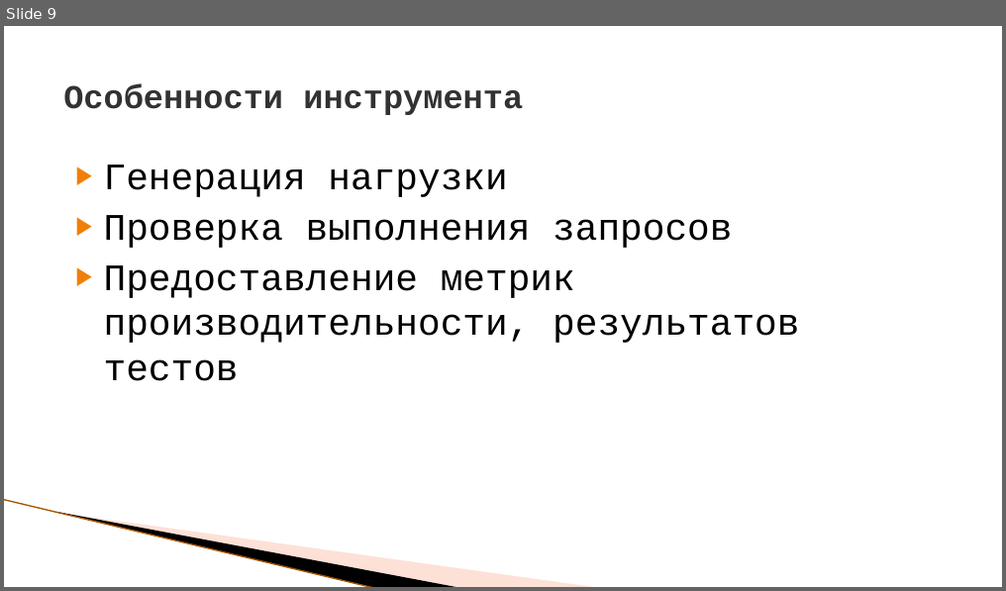
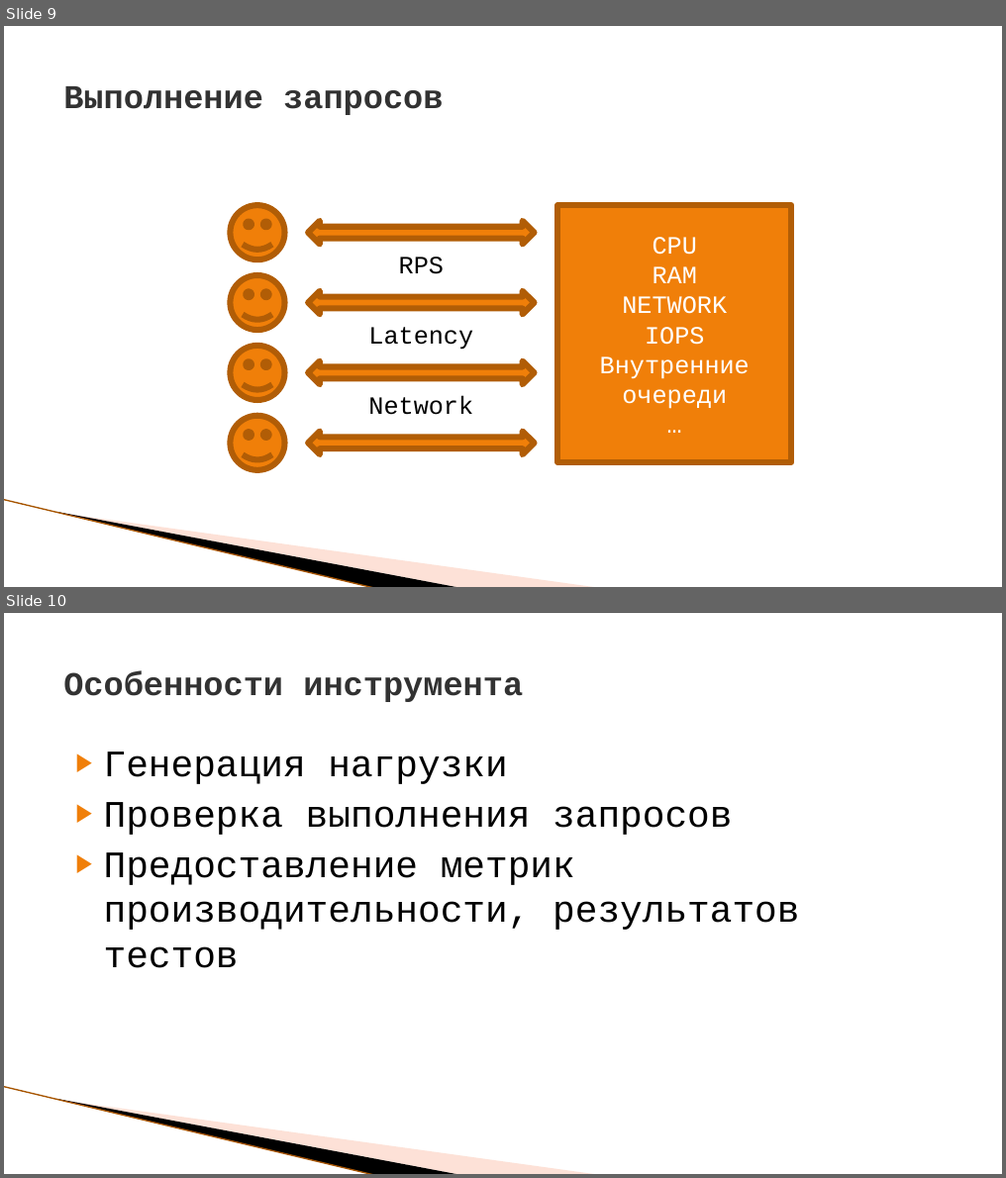
Before and after one commit to ProfitFx/HBLTWS, a slide deck: LoadTestStart.pptx. Shown one above the other, each under a label of ours: slide 9 before the commit, slides 9 and 10 after it. The pictures are 1006x591 and 1006x1178 pixels, drawn with LibreOffice and Linux fonts; fonts in the diff are those of the drawing; background and template pictures are left out. Boxes give left, top, right and bottom in pixels: in the first picture for what was removed or moved away, otherwise in the second. Text is boxed around its words. In the diff, an @@ line names an element or a change of style, - is before the commit and + after.

```diff
--- a/LoadTestStart.pptx
+++ b/LoadTestStart.pptx
@@ slide 9 added at (4,26,1002,587), background #FFFFFF; not listed: 3 template elements that a slide beside it also shows @@
@@ title added at (63,86,443,115), 24 pt, text #323232, bold @@
+Выполнение запросов
@@ smiley face added at (231,205,285,261), fill #F07F09, outline #B25E07 4.33 pt @@
@@ left right arrow added at (308,221,535,244), fill #F07F09, outline #B25E07 4.33 pt @@
@@ rectangle added at (557,205,791,464), fill #F07F09, outline #B25E07 4.33 pt, 18 pt, text #FFFFFF @@
+CPU
+RAM
+NETWORK
+IOPS
+Внутренние очереди
+…
@@ text added at (399,257,444,274), 18 pt, text #000000 @@
+RPS
@@ smiley face added at (231,275,285,330), fill #F07F09, outline #B25E07 4.33 pt @@
@@ left right arrow added at (308,291,535,314), fill #F07F09, outline #B25E07 4.33 pt @@
@@ smiley face added at (231,346,285,400), fill #F07F09, outline #B25E07 4.33 pt @@
@@ text added at (368,327,473,350), 18 pt, text #000000 @@
+Latency
@@ left right arrow added at (308,362,535,384), fill #F07F09, outline #B25E07 4.33 pt @@
@@ text added at (368,395,473,415), 18 pt, text #000000 @@
+Network
@@ smiley face added at (231,416,285,472), fill #F07F09, outline #B25E07 4.33 pt @@
@@ left right arrow added at (308,431,535,454), fill #F07F09, outline #B25E07 4.33 pt @@
@@ what was slide 9 is now slide 10 @@
```
Also in this commit, not shown: 1 other slide added, 1 slide removed.
